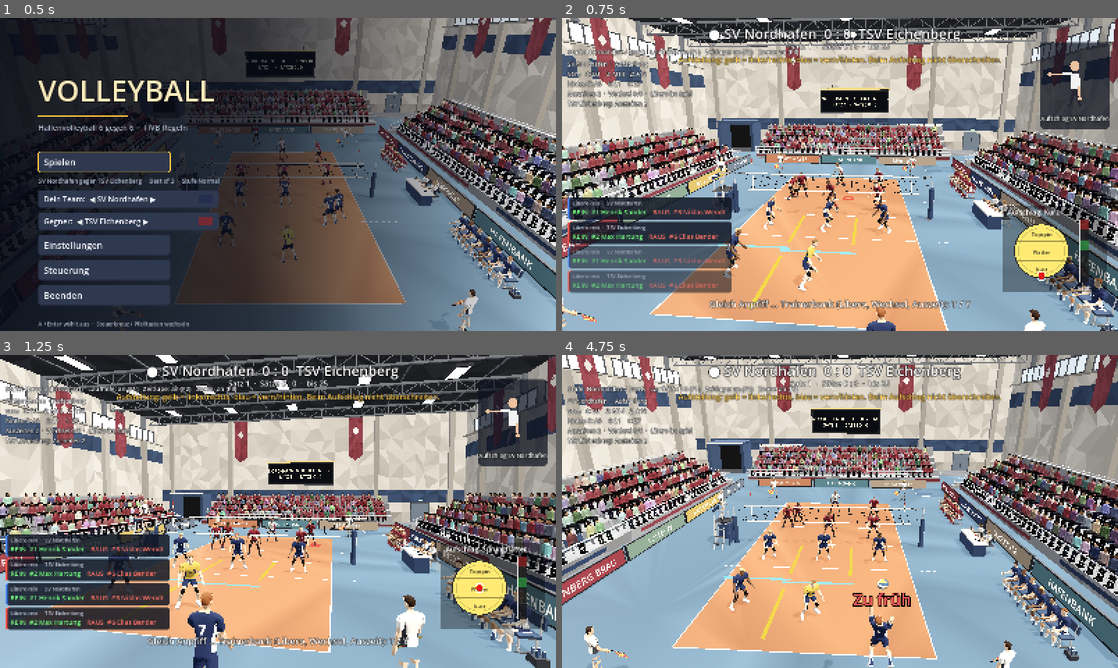
Above: before the commit, frames 1-4 (two rows, left to right).
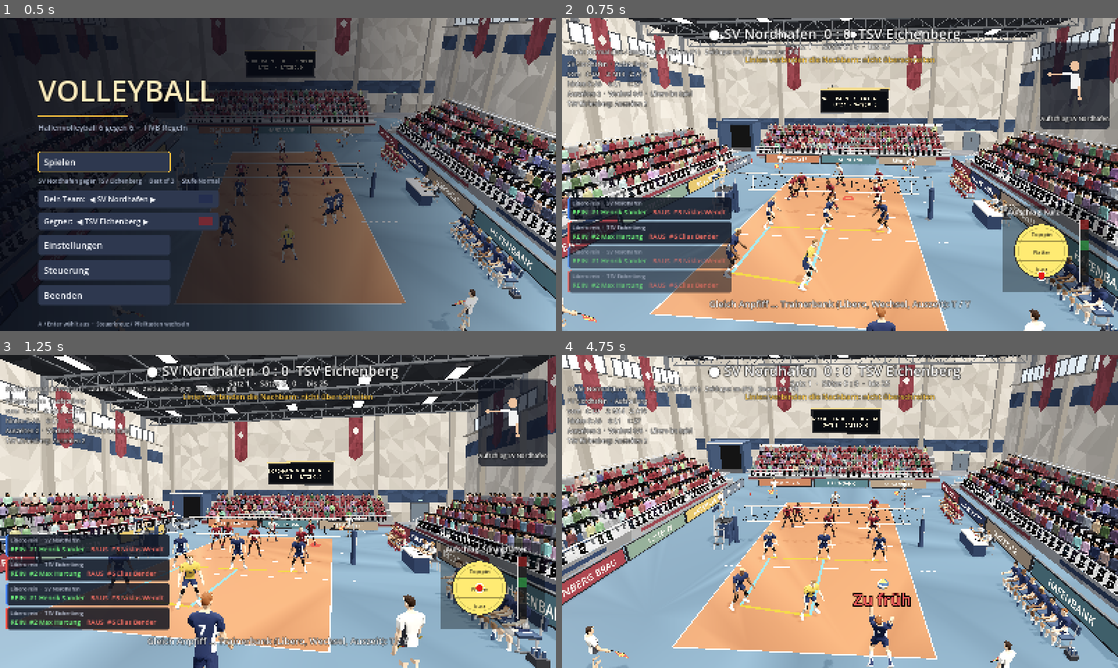
Above: after the commit, the same moments.

Repository: MattrixDev/volleyball_game
Game: Godot game, scene res://scenes/main.tscn
Same seed, same stepped clock (60 frames per second), same inputs: the game is played once before the commit and once after it.
Inputs (mouse positions are in pixels of both pictures, inside the frame that each line leads up to):
- Up to frame 1 (0.5 s): no input
- Up to frame 2 (0.75 s): tap Enter at 0.5 s; move the mouse to (962, 158) at 0.52 s; hold D (move_right) from 0.53 s (still down); tap K (aim_down) at 0.6 s; click (962, 158) at 0.67 s
- Up to frame 3 (1.25 s): keep holding D (move_right)
- Up to frame 4 (4.75 s): move the mouse to (728, 527) at 1.27 s; release D (move_right) at 1.28 s; hold S (move_down) 1.28-2.03 s; tap one key every 0.75 s from 1.35 s: J (aim_left) L (aim_right) I (aim_up) Space (bump) E (hit); move the mouse to (895, 442) at 2.02 s; hold D (move_right) 2.03-2.78 s; move the mouse to (812, 574) at 2.77 s; hold W (move_up) 2.78-3.53 s; click (812, 574) at 2.92 s; move the mouse to (1006, 558) at 3.52 s; hold A (move_left) from 3.53 s (still down); move the mouse to (673, 464) at 4.27 s

Frame 1 is identical in both runs. In frame 2, 1.6% of the frame differs, in the area x 20-79%, y 12-93%; in frame 3, 1.0%; in frame 4, 1.5%.

Commit message:
Regellinien als Ring von Spieler zu Spieler statt Grenzstrichen
Co-Authored-By: Claude Sonnet 5.5 <noreply@anthropic.com>
Claude-Session: https://claude.ai/code/session_01LNwAv8Fdwa22rHW4RLK7WG

Diff:
--- a/scripts/formation.gd
+++ b/scripts/formation.gd
@@ -161,3 +161,16 @@
 		else:
 			res.append({"a": Vector2(mid.x, mid.y - 1.7), "b": Vector2(mid.x, mid.y + 1.7), "kind": "depth"})
 	return res
+
+
+## Verbindungslinien von Spieler zu Spieler: ein Ring ueber alle Nachbarn (4-3-2-1-6-5-4) plus die
+## Mittellinie 3-6. Ein Spieler darf nicht auf die andere Seite der Linie zu seinem Nachbarn.
+static func links(spots: Dictionary, skip: Array = []) -> Array:
+	var res: Array = []
+	for pr in PAIRS:
+		var a: int = pr[0]
+		var b: int = pr[1]
+		if skip.has(a) or skip.has(b) or not spots.has(a) or not spots.has(b):
+			continue
+		res.append({"a": spots[a], "b": spots[b], "kind": pr[2]})
+	return res
--- a/scripts/match.gd
+++ b/scripts/match.gd
@@ -402,11 +402,9 @@
 		var t := human_team
 		var serving := t == serving_team
 		var spots: Dictionary = {}
-		if serving:
-			spots = GRID["serve"]
-		else:
-			spots = _receive_spots(t)
-		var ls := Formation.lines(spots, [1] if serving else [])
+		for pl in players[t]:
+			spots[pl.slot] = team_local(t, pl.position)
+		var ls := Formation.links(spots, [1] if serving else [])
 		for i in _form_lines.size():
 			var mi: MeshInstance3D = _form_lines[i]
 			if i >= ls.size():
@@ -420,7 +418,7 @@
 			var dir := (b - a).normalized()
 			mi.position = Vector3(mid.x, 0.025, mid.z)
 			mi.rotation = Vector3(0, atan2(-dir.z, dir.x), 0)
-			mi.scale = Vector3(len, 0.01, 0.15)
+			mi.scale = Vector3(len, 0.01, 0.13)
 			var col := Color(1.0, 0.82, 0.2, 0.9) if l.kind == "lat" else Color(0.45, 0.92, 1.0, 0.9)
 			(mi.material_override as StandardMaterial3D).albedo_color = col
 			mi.visible = true
@@ -646,7 +644,7 @@
 	phase = Phase.PRE_SERVE
 	if human_team >= 0 and not _lines_hint_shown and not autoplay:
 		_lines_hint_shown = true
-		_notice("Aufstellung: gelb = links/rechts, blau = vorn/hinten. Beim Aufschlag nicht überschreiten.")
+		_notice("Linien verbinden die Nachbarn: nicht überschreiten")
 	opp = null
 	blockers = [[], []]
 	block_dirs = [[], []]
